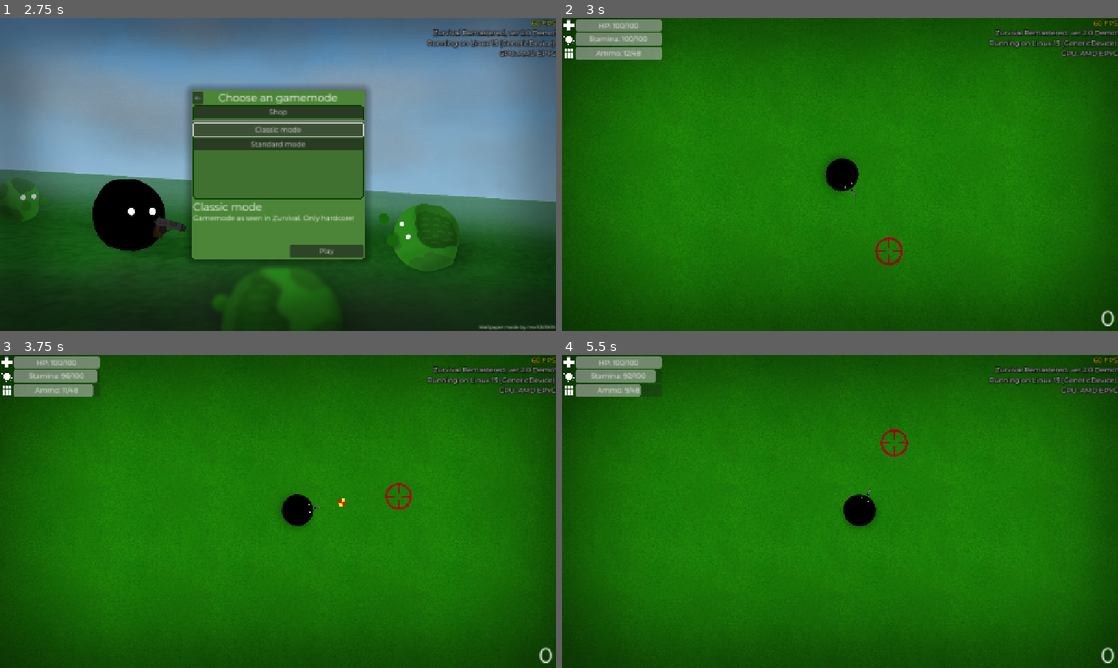
Above: before the commit, frames 1-4 (two rows, left to right).
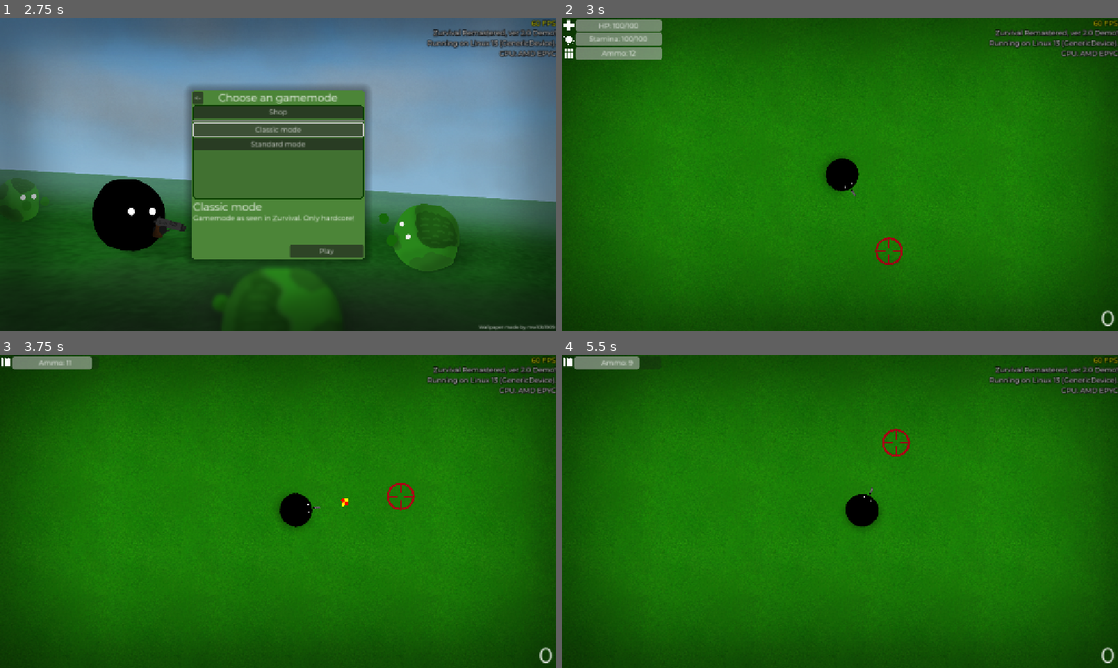
Above: after the commit, the same moments.

Repository: klodskateam/zurvival-remastered
Game: Godot game, scene res://menu.tscn
Same seed, same stepped clock (60 frames per second), same inputs: the game is played once before the commit and once after it.
Inputs (mouse positions are in pixels of both pictures, inside the frame that each line leads up to):
- Up to frame 1 (2.75 s): click "Play" at 0.5 s; click "Classic mode" at 1.25 s; click "Classic mode" at 2 s
- Up to frame 2 (3 s): click "Play" at 2.75 s
- Up to frame 3 (3.75 s): tap Enter at 3.5 s; move the mouse to (400, 495) at 3.52 s; hold D (right) from 3.53 s (still down); hold Shift (run) from 3.53 s (still down); click (400, 495) at 3.67 s
- Up to frame 4 (5.5 s): release D (right) at 4.25 s; release Shift (run) at 4.25 s; drag from (728, 527) to (812, 574) at 4.27 s; move the mouse to (895, 442) at 5.02 s; press the mouse at (895, 442) at 5.03 s; hold D (right) from 5.03 s (still down); tap Shift (run) at 5.3 s

Frame 1 is identical in both runs. In frame 2, less than 0.1% of the frame differs, in the area x 6-15%, y 10-13%; in frame 3, 1.8%, in the area x 0-86%, y 0-69%; in frame 4, 1.8%.

Commit message:
доработки классического режима

Diff:
--- a/player.gd
+++ b/player.gd
@@ -43,47 +43,62 @@
 
 	score.text = str(SCORE)
 
-	kaktameto.text = tr("$stamina") + ": " + str(round(int(VINOSLIVOST))) + "/" + str(MAX_VINOSLIVOST)
-	kaktameto_bar.max_value = MAX_VINOSLIVOST
-	kaktameto_bar.value = VINOSLIVOST
+	if $"../UI/SpeedBar":
+		kaktameto.text = tr("$stamina") + ": " + str(round(int(VINOSLIVOST))) + "/" + str(MAX_VINOSLIVOST)
+		kaktameto_bar.max_value = MAX_VINOSLIVOST
+		kaktameto_bar.value = VINOSLIVOST
+	else:
+		pass
+	match GamemodeManager.GAMEMODE:
+		1:
+			bullets.text = tr("$bullets") + ": " + str(BULLETS)
+			bullets_bar.max_value = MAX_BULLETS
+			bullets_bar.value = BULLETS
+		_:
+			bullets.text = tr("$bullets") + ": " + str(BULLETS) + "/" + str(ZAPAS_BULLETS)
+			bullets_bar.max_value = MAX_BULLETS
+			bullets_bar.value = BULLETS
 
-	bullets.text = tr("$bullets") + ": " + str(BULLETS) + "/" + str(ZAPAS_BULLETS)
-	bullets_bar.max_value = MAX_BULLETS
-	bullets_bar.value = BULLETS
+	if $"../UI/HealthBar":
+		health.text = tr("$health") + ": " + str(HEALTH) + "/" + str(MAX_HEALTH)
+		health_bar.max_value = MAX_HEALTH
+		health_bar.value = HEALTH
+	else:
+		pass
 
-	health.text = tr("$health") + ": " + str(HEALTH) + "/" + str(MAX_HEALTH)
-	health_bar.max_value = MAX_HEALTH
-	health_bar.value = HEALTH
-
-	if Input.is_action_pressed("run") and (Input.is_action_pressed("up") or Input.is_action_pressed("down") or Input.is_action_pressed("left") or Input.is_action_pressed("right")) and RUNLOCK != 1:
-		print(SPEED)
-		print(VINOSLIVOST)
-		if (VINOSLIVOST >= 40):
-			RUN_SPEED = 410
-			fov_up()
-		#	$Camera2D.zoom = Vector2(0.98, 0.98)
-		else:
-			RUN_SPEED = 345
-			fov_half_up()
-		#	$Camera2D.zoom = Vector2(0.987, 0.987)
-		if (VINOSLIVOST >= 0):
-			SPEED = RUN_SPEED
-			VINOSLIVOST -= 19.5 * delta
-		else:
-			SPEED = REGULAR_SPEED
-			fov_down()
-#			$Camera2D.zoom = Vector2(1, 1)
-			RUNLOCK = 1
-	else:
-		SPEED = REGULAR_SPEED
-		if (VINOSLIVOST <= MAX_VINOSLIVOST) and (SPEED != RUN_SPEED):
-			VINOSLIVOST += 6.5 * delta
-			fov_down()
-#			$Camera2D.zoom = Vector2(1, 1)
-	if (VINOSLIVOST <= 35) and !Input.is_action_pressed("run"):
-		RUNLOCK = 1
-	if (VINOSLIVOST >= 35):
-		RUNLOCK = 0
+	match GamemodeManager.GAMEMODE:
+		1:
+			pass
+		_:
+			if Input.is_action_pressed("run") and (Input.is_action_pressed("up") or Input.is_action_pressed("down") or Input.is_action_pressed("left") or Input.is_action_pressed("right")) and RUNLOCK != 1:
+				print(SPEED)
+				print(VINOSLIVOST)
+				if (VINOSLIVOST >= 40):
+					RUN_SPEED = 410
+					fov_up()
+				#	$Camera2D.zoom = Vector2(0.98, 0.98)
+				else:
+					RUN_SPEED = 345
+					fov_half_up()
+				#	$Camera2D.zoom = Vector2(0.987, 0.987)
+				if (VINOSLIVOST >= 0):
+					SPEED = RUN_SPEED
+					VINOSLIVOST -= 19.5 * delta
+				else:
+					SPEED = REGULAR_SPEED
+					fov_down()
+#					$Camera2D.zoom = Vector2(1, 1)
+					RUNLOCK = 1
+			else:
+				SPEED = REGULAR_SPEED
+				if (VINOSLIVOST <= MAX_VINOSLIVOST) and (SPEED != RUN_SPEED):
+					VINOSLIVOST += 6.5 * delta
+					fov_down()
+#					$Camera2D.zoom = Vector2(1, 1)
+			if (VINOSLIVOST <= 35) and !Input.is_action_pressed("run"):
+				RUNLOCK = 1
+			if (VINOSLIVOST >= 35):
+				RUNLOCK = 0
 
 	if (OS.get_name() != "Android"):
 		look_at(get_global_mouse_position())
@@ -126,6 +141,15 @@
 
 
 func _input(event):
+	match GamemodeManager.GAMEMODE:
+		1:
+			if $"../UI/HealthBar":
+				$"../UI/HealthBar".queue_free()
+			if $"../UI/SpeedBar":
+				$"../UI/SpeedBar".queue_free()
+			$"../UI/BulletsBar".position = Vector2(27, 3)
+		_:
+			pass
 
 	if event.is_action_pressed("shoot"):
 		if (OS.get_name() != "Android"):
@@ -154,9 +178,17 @@
 		print(DELAY)
 
 func bullets_reload():
-	if (BULLETS == 0) and (ZAPAS_BULLETS >= 12):
-		BULLETS = MAX_BULLETS
-		DELAY = 0
-		ZAPAS_BULLETS -= 12
-		$ReloadSound.pitch_scale = randf_range(0.94, 1.05)
-		$ReloadSound.play()
+	match GamemodeManager.GAMEMODE:
+		1:
+			if (BULLETS == 0):
+				BULLETS = MAX_BULLETS
+				DELAY = 0
+				$ReloadSound.pitch_scale = randf_range(0.94, 1.05)
+				$ReloadSound.play()
+		_:
+			if (BULLETS == 0) and (ZAPAS_BULLETS >= 12):
+				BULLETS = MAX_BULLETS
+				DELAY = 0
+				ZAPAS_BULLETS -= 12
+				$ReloadSound.pitch_scale = randf_range(0.94, 1.05)
+				$ReloadSound.play()
--- a/timer.gd
+++ b/timer.gd
@@ -3,17 +3,21 @@
 const P_BULLETS = preload("res://bullets.tscn")
 
 func _on_timeout():
-	wait_time = randf_range(1, 2)
-	# пульки хуюльки
-	var bullets_new = P_BULLETS.instantiate()
-	bullets_new.position.x = randi_range(50, 9950)
-	bullets_new.position.y = randi_range(50, 9950)
-	get_parent().add_child(bullets_new)
-	print(bullets_new)
+	match GamemodeManager.GAMEMODE:
+		0:
+			wait_time = randf_range(1, 2)
+			# пульки хуюльки
+			var bullets_new = P_BULLETS.instantiate()
+			bullets_new.position.x = randi_range(50, 9950)
+			bullets_new.position.y = randi_range(50, 9950)
+			get_parent().add_child(bullets_new)
+			print(bullets_new)
 
-	# оптечки
-	var medkit_new = P_MEDKIT.instantiate()
-	medkit_new.position.x = randi_range(50, 9950)
-	medkit_new.position.y = randi_range(50, 9950)
-	get_parent().add_child(medkit_new)
-	print(medkit_new)
+			# оптечки
+			var medkit_new = P_MEDKIT.instantiate()
+			medkit_new.position.x = randi_range(50, 9950)
+			medkit_new.position.y = randi_range(50, 9950)
+			get_parent().add_child(medkit_new)
+			print(medkit_new)
+		1:
+			pass
--- a/ui.tscn
+++ b/ui.tscn
@@ -155,7 +155,3 @@
 label_settings = SubResource("LabelSettings_y7fw5")
 horizontal_alignment = 2
 vertical_alignment = 2
-
-[node name="VBoxContainer" type="VBoxContainer" parent="."]
-offset_right = 40.0
-offset_bottom = 40.0
